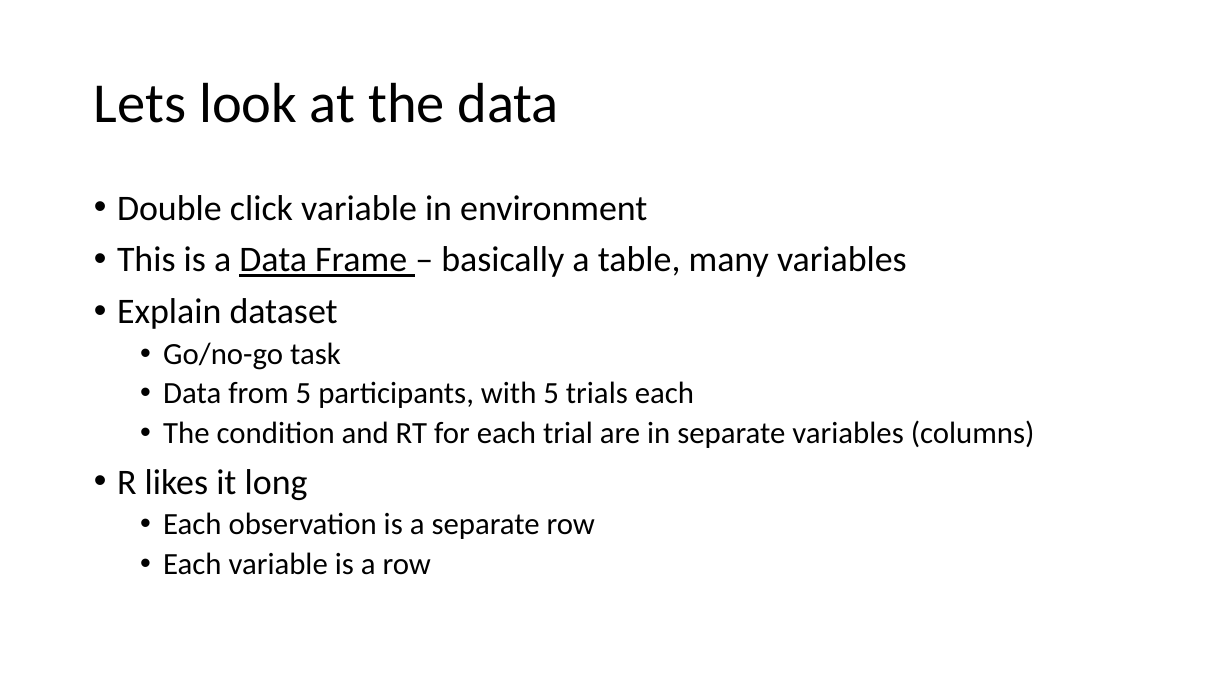
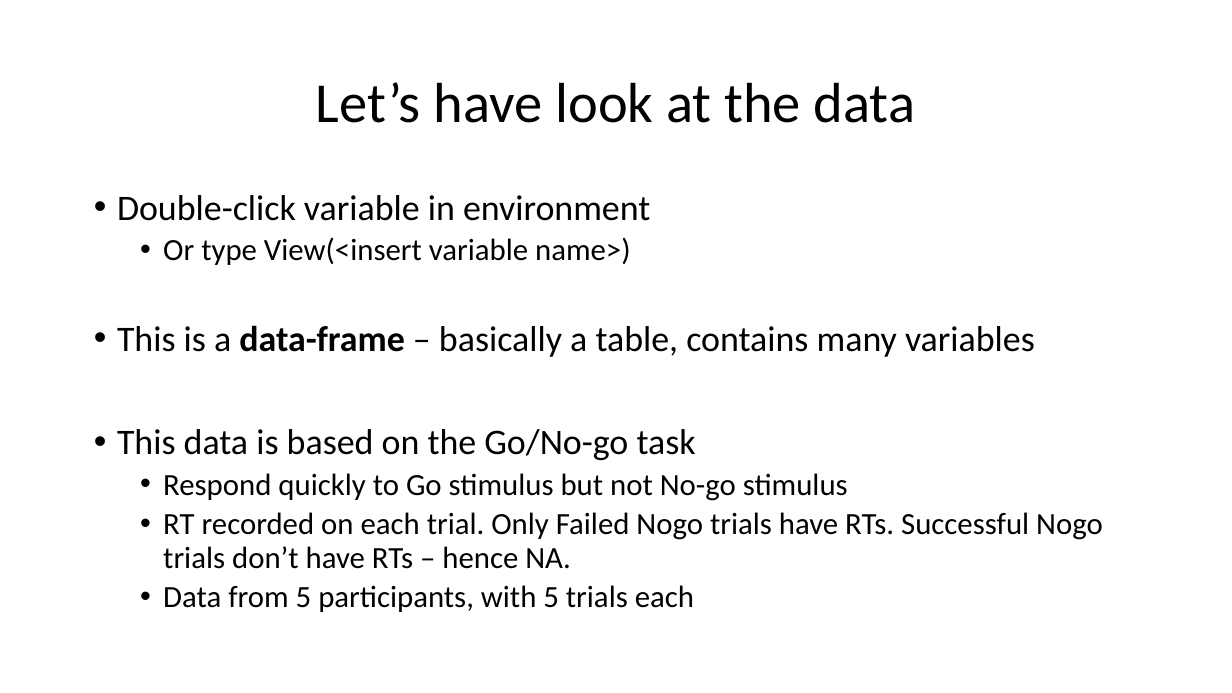
Before and after one commit to angnguyen/ce_group, a slide deck: slide 22 of R_tutorial_1.pptx (slide 14 before the commit). Drawn at 1232x693 pixels with LibreOffice and Linux fonts; fonts in the diff are those of the drawing. Boxes give left, top, right and bottom in pixels: in the first picture for what was removed or moved away, otherwise in the second. Text is boxed around its words. In the diff, an @@ line names an element or a change of style, - is before the commit and + after.

```diff
--- a/R_tutorial_1.pptx
+++ b/R_tutorial_1.pptx
@@ title at box(316, 82, 915, 123): text changed @@
-Lets look at the data
+Let’s have look at the data
@@ text at box(117, 195, 1103, 569): text changed; size 28 to 24 pt @@
-• Double click variable in environment
-• This is a Data Frame – basically a table, many variables
-• Explain dataset
-  • Go/no-go task
+• Double-click variable in environment
+  • Or type View(<insert variable name>)
+• This is a data-frame – basically a table, contains many variables
+• This data is based on the Go/No-go task
+  • Respond quickly to Go stimulus but not No-go stimulus
+  • RT recorded on each trial. Only Failed Nogo trials have RTs. Successful Nogo trials don’t have RTs – hence NA.
@@ text at box(117, 420, 1035, 575): paragraphs removed @@
-  • The condition and RT for each trial are in separate variables (columns)
-• R likes it long
-  • Each observation is a separate row
-  • Each variable is a row
```
Also in this commit, not shown: 15 other slides changed, 18 slides added, 3 slides removed, 2 other files.
